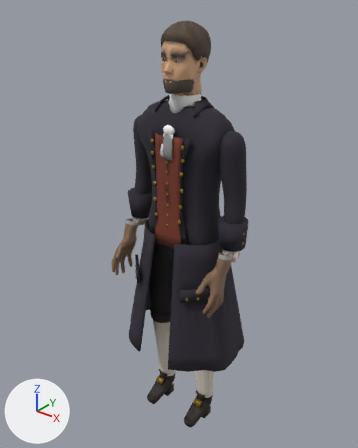
The glTF model reckoning/models/father.glb, before and after one commit.
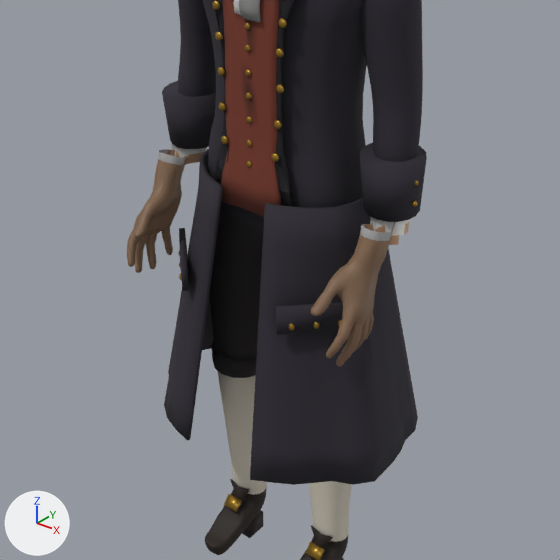
Each version appears first whole from a 50 mm camera at (1.133, -1.453, 1.881) aimed at (-0.047, 0.021, 0.967), and next in a close-up on the part from 15% to 86% of the width and 34% to 91% of the height. Lighting does not change. The marker at lower left points along +X, +Y and +Z. The older version's two pictures come first. Vertices at exactly the same position are counted once.

Script lines for the objects in view, before the commit:
```python
me_father_body = bpy.data.meshes.new('father_body')
me_father_body.from_pydata(...)  # 4466 vertices, 8832 faces; spans x -0.27..0.27, y -0.2..0.1, z 0.01..1.53
# faces by material slot: [3192, 2384, 752, 1316, 1036, 152]
me_father_body.materials.append(mat_father_skin)
me_father_body.materials.append(mat_father_coat)
me_father_body.materials.append(mat_father_legs)
me_father_body.materials.append(mat_father_stockings)
me_father_body.materials.append(mat_father_leather)
me_father_body.materials.append(mat_father_linen)
me_father_coat = bpy.data.meshes.new('father_coat')
me_father_coat.from_pydata(...)  # 974 vertices, 1912 faces; spans x -0.293..0.293, y -0.223..0.236, z 0.42..1.505
me_father_coat.materials.append(mat_father_coat)
me_father_metal = bpy.data.meshes.new('father_metal')
me_father_metal.from_pydata(...)  # 1030 vertices, 1920 faces; spans x -0.292..0.292, y -0.161..-0.006, z 0.101..1.362
me_father_metal.materials.append(mat_father_metal)
ob_father_body = bpy.data.objects.new('father_body', me_father_body)
ob_father_body.location = (0.0, 0.0, 0.0)
ob_father_coat = bpy.data.objects.new('father_coat', me_father_coat)
ob_father_coat.location = (0.0, 0.0, 0.0)
ob_father_metal = bpy.data.objects.new('father_metal', me_father_metal)
ob_father_metal.location = (0.0, 0.0, 0.0)
# also in view: 'father_vest' at (0.0, -0.104, 1.155); 'father_leather' at (0.0, -0.011, 0.074); 'father_legs' at (0.0, -0.015, 0.51)
```
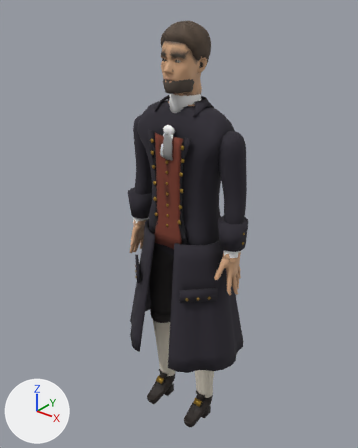
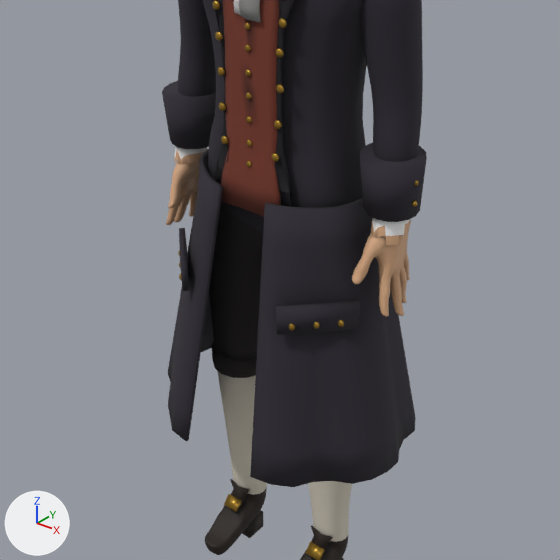
Patch to the scene script:
```diff
--- a/reckoning/models/father.glb.py
+++ b/reckoning/models/father.glb.py
@@ me_father_body @@
 # used by ob_father_body; location = (0.0, 0.0, 0.0)
-me_father_body.from_pydata(...)  # 4466 vertices, 8832 faces; spans x -0.27..0.27, y -0.2..0.1, z 0.01..1.53
+me_father_body.from_pydata(...)  # 4282 vertices, 8504 faces; spans x -0.28..0.28, y -0.13..0.1, z 0.01..1.53
+# me_father_body part 1: 37 vertices moved from x 0.21..0.27, y -0.12..0.01, z 0.82..0.95 to x 0.22..0.27, y -0.09..0.01, z 0.85..0.95; 722 vertices removed from x 0.2..0.27, y -0.2..-0.02, z 0.72..0.97; 630 vertices added at x 0.21..0.28, y -0.09..0.06, z 0.77..0.95
+# me_father_body part 2: 26 vertices moved from x -0.26..-0.22, y -0.1..-0.03, z 0.84..0.96 to x -0.26..-0.22, y -0.09..-0.01, z 0.85..0.96; 726 vertices removed from x -0.27..-0.2, y -0.2..-0.02, z 0.72..0.97; 634 vertices added at x -0.28..-0.21, y -0.09..0.06, z 0.77..0.95
+# me_father_body part 3: 296 kept faces spanning x -0.27..0.27, y -0.09..0.09, z 0.35..1.05 get new vertex colours
 me_father_body.materials.append(mat_father_skin)
@@ me_father_coat @@
 # used by ob_father_coat; location = (0.0, 0.0, 0.0)
-me_father_coat.from_pydata(...)  # 974 vertices, 1912 faces; spans x -0.293..0.293, y -0.223..0.236, z 0.42..1.505
+me_father_coat.from_pydata(...)  # 974 vertices, 1912 faces; spans x -0.293..0.293, y -0.218..0.234, z 0.42..1.505
+# me_father_coat part 4: 557 of 974 vertices moved; they spanned x -0.284..0.277, y -0.223..0.236, z 0.42..0.971 and now span x -0.289..0.283, y -0.218..0.234, z 0.42..0.971; mean shift (0.0, 0.0, 0.0); largest move (0.244, -0.085, 0.739) -> (0.214, -0.058, 0.695)
 me_father_coat.materials.append(mat_father_coat)
```

Pixel boxes (x1, y1, x2, y2) of what changed, in the close-ups (560 x 560 px; the box of a moved part takes in the faces that stretch with it):
'father_body', reshaped: before (127, 0, 423, 560); after (166, 0, 423, 560)
'father_coat', reshaped: before (162, 0, 427, 485); after (162, 0, 427, 487)
part 1 of me_father_body, moved or reshaped: before (310, 217, 408, 366); after (352, 218, 412, 317)
part 2 of me_father_body, moved or reshaped: before (127, 144, 191, 273); after (166, 146, 207, 225)
part 3 of me_father_body, edited (looks the same): (176, 147, 404, 392) in both
part 4 of me_father_coat, moved or reshaped: before (164, 162, 418, 485); after (168, 162, 416, 487)
